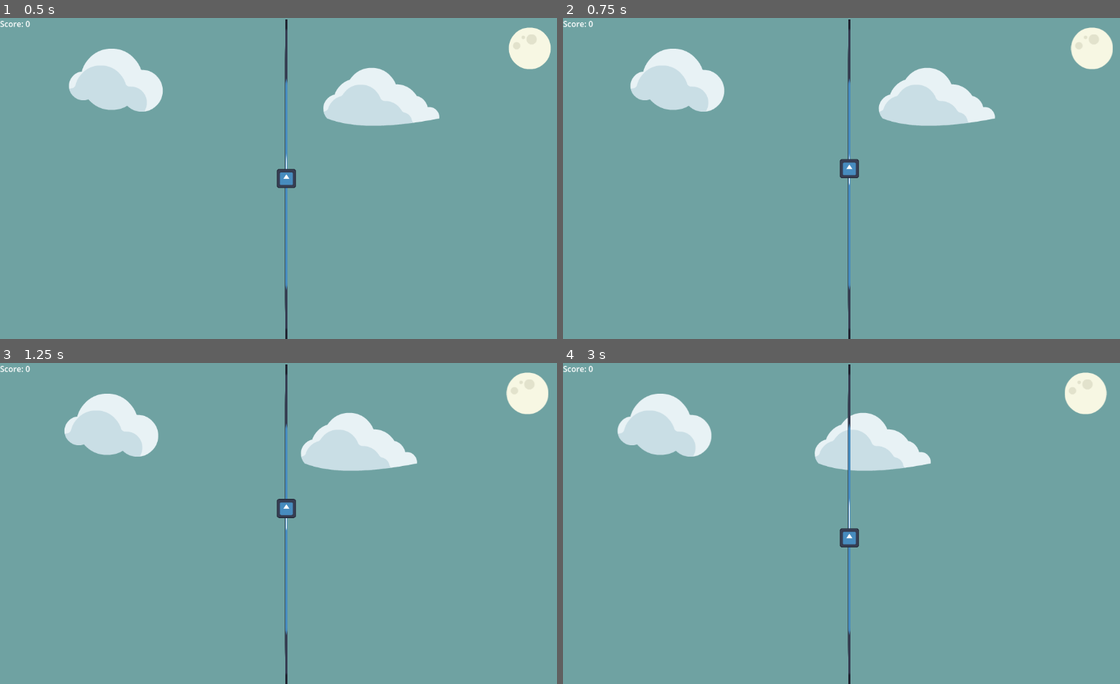
Above: before the commit, frames 1-4 (two rows, left to right).
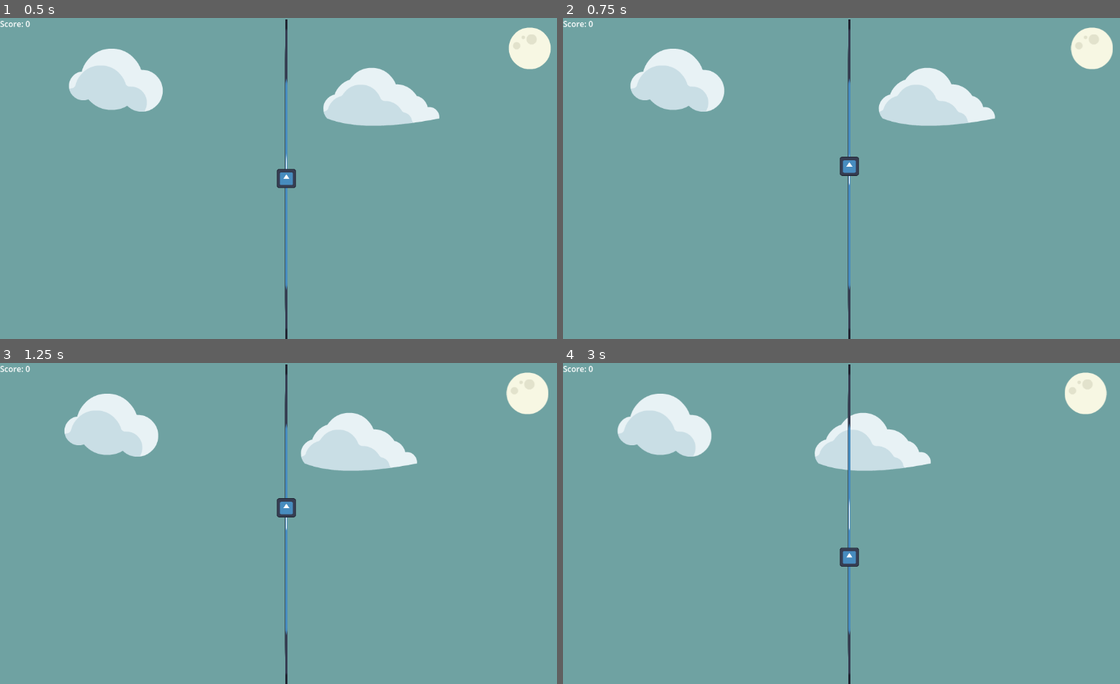
Above: after the commit, the same moments.

Repository: JohannesLadurner/OneButtonGame
Game: Godot game, scene res://scenes/world.tscn
The game is run twice, just before and just after one commit, with the same random seed, the same clock (stepped at 60 frames per second) and the same inputs. This scene is started directly instead of the project's main scene. The engine's default icon, where the game draws it, is replaced by a stand-in: a white triangle on a blue panel in a dark square.
Inputs (mouse positions are in pixels of both pictures, inside the frame that each line leads up to):
- Up to frame 1 (0.5 s): no input
- Up to frame 2 (0.75 s): move the mouse to (975, 162) at 0.52 s
- Up to frame 3 (1.25 s): no input
- Up to frame 4 (3 s): move the mouse to (735, 539) at 1.27 s; move the mouse to (908, 452) at 2.02 s; move the mouse to (819, 587) at 2.77 s

Frame 1 is identical in both runs. In frame 2, 0.1% of the frame differs, in the area x 49-54%, y 43-50%; in frame 3, less than 0.1%; in frame 4, 0.4%, in the area x 49-54%, y 51-64%.
Error in both runs: Invalid type in function '_generate_data_points' in base 'Node2D (world.gd)'. Cannot convert argument 1 from Nil to Array. (res://scenes/world.gd:22)

Commit message:
fix: fixed player position, added bounds

Diff:
--- a/Player.gd
+++ b/Player.gd
@@ -1,5 +1,5 @@
 extends Node2D
-const FOLLOW_SPEED = 4.0
+const FOLLOW_SPEED = 6.0
 
 # Called when the node enters the scene tree for the first time.
 func _ready():
@@ -8,7 +8,7 @@
 
 # Called every frame. 'delta' is the elapsed time since the previous frame.
 func _process(delta):
-	#var mouse_position = get_viewport().get_mouse_position()
-	var mouse_position = get_local_mouse_position()
-	#position.y = mouse_position.y
-	$Sprite2D.position.y = $Sprite2D.position.lerp(mouse_position, delta * FOLLOW_SPEED).y
+	var mouse_position = get_global_mouse_position()
+	var new_height = position.lerp(mouse_position, delta * FOLLOW_SPEED).y
+	if new_height >= 0 and new_height <= 648:
+		position.y = new_height
